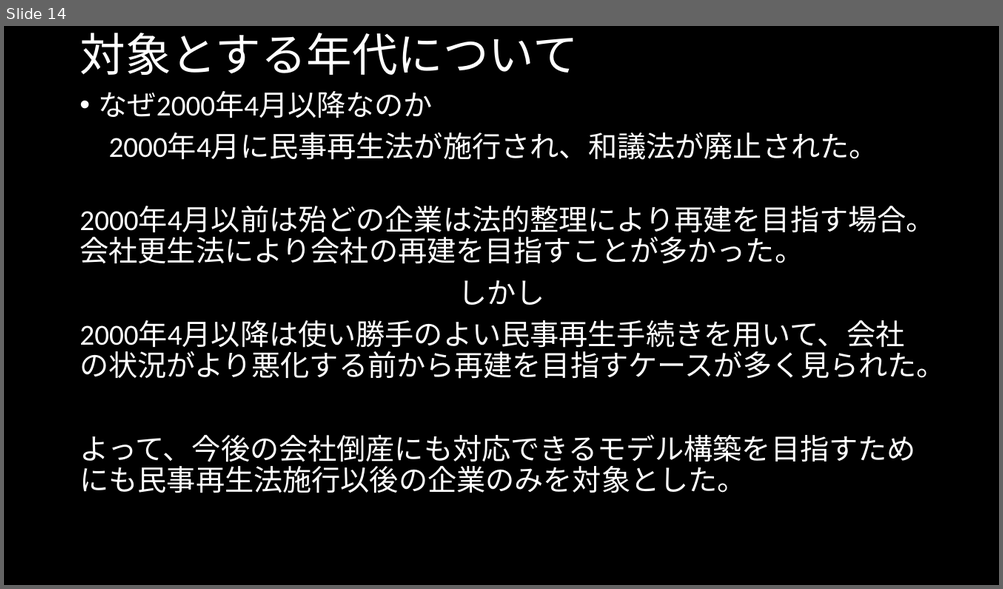
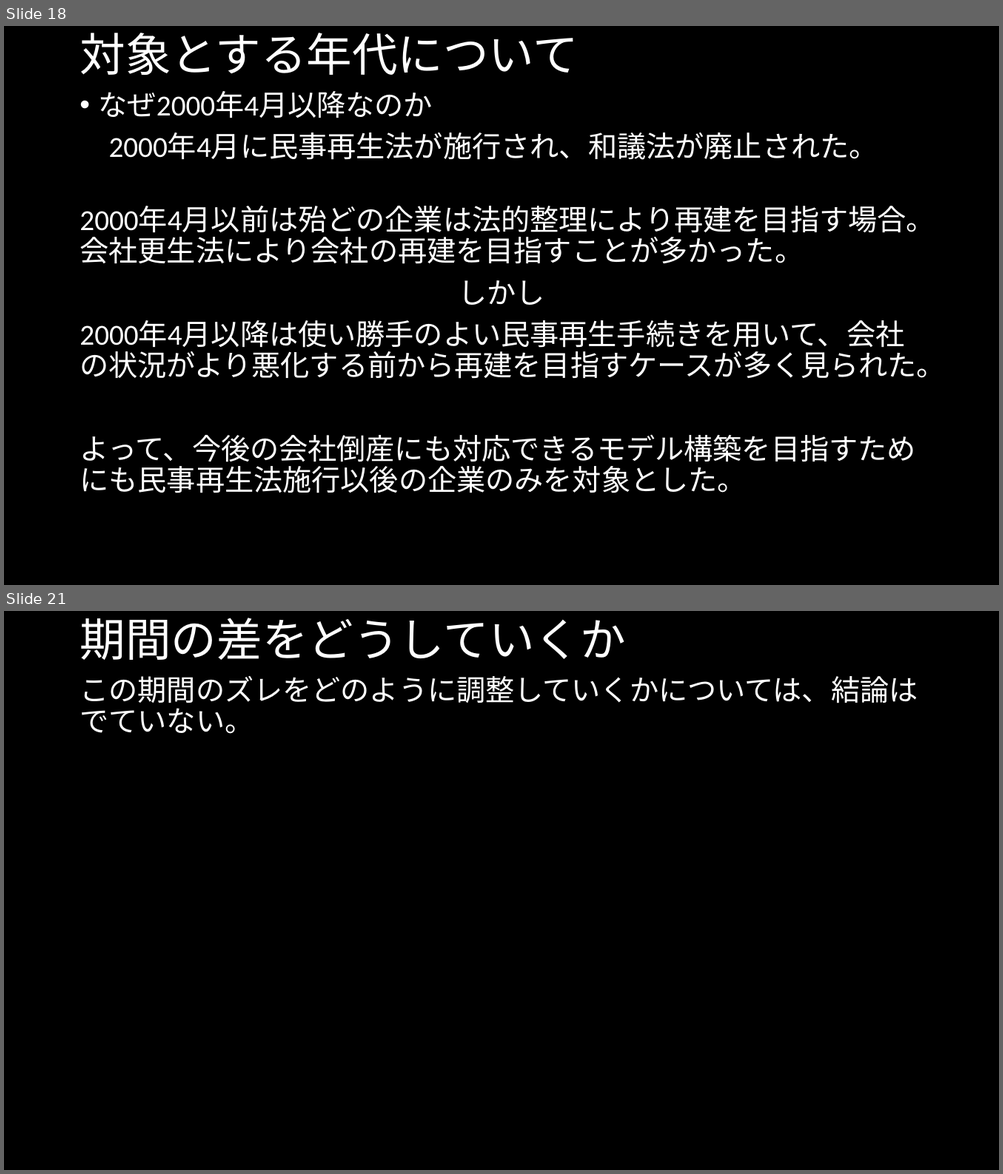
Before and after one commit to MAGA-Phantom/OperationSotsuron, a slide deck: 倒産の研究(仮).pptx. Shown one above the other, each under a label of ours: slide 14 before the commit, slides 18 and 21 after it; the slides between them are not shown. The pictures are 1003x589 and 1003x1174 pixels, drawn with LibreOffice and Linux fonts; fonts in the diff are those of the drawing. Boxes give left, top, right and bottom in pixels: in the first picture for what was removed or moved away, otherwise in the second. Text is boxed around its words. In the diff, an @@ line names an element or a change of style, - is before the commit and + after.

```diff
--- a/倒産の研究(仮).pptx
+++ b/倒産の研究(仮).pptx
@@ slide 21 added at bbox=[4, 611, 999, 1170], background #000000 @@
@@ title added at bbox=[79, 618, 626, 660], 44 pt, text #FFFFFF @@
+期間の差をどうしていくか
@@ text added at bbox=[79, 676, 917, 734], 28 pt, text #FFFFFF @@
+この期間のズレをどのように調整していくかについては、結論はでていない。
@@ what was slide 14 is now slide 18 @@
```
Also in this commit, not shown: 7 slides changed, 4 other slides added.
